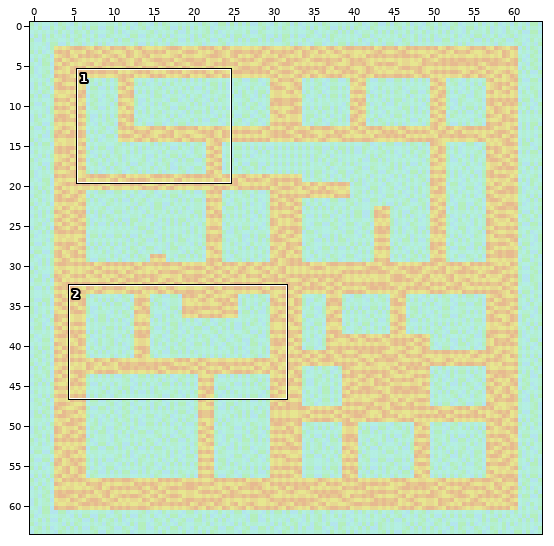
Tiled map, stored at Momo/TestGame/TestGameContent/maps/zone01/zone01.tmx. Above, an overview of the earlier version with the close-up marked.
Close-up. Before the commit:
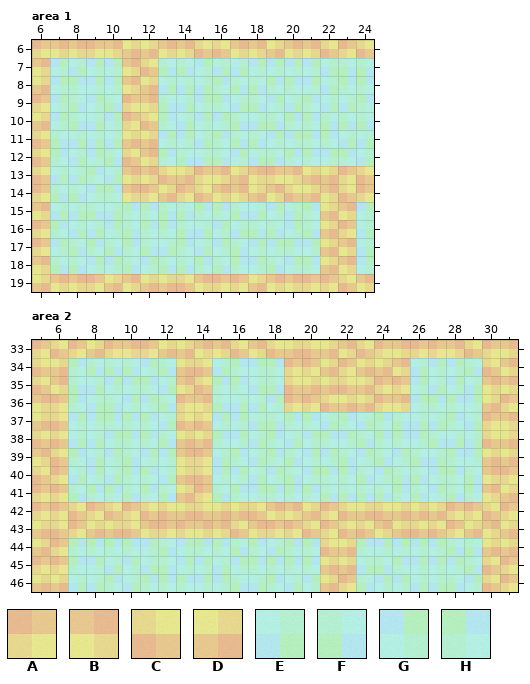
Cells are 64x64 px. Shown: area 1 x 6..24, y 6..19; area 2 x 5..31, y 33..46. The commit also changed other parts of the map, which this record leaves out.
Key: from "cityfloor": A 0, B 0 flipped left-right, C 0 flipped up-down, D 0 turned 180; from "citywalls": E 0, F 0 flipped left-right, G 0 flipped up-down, H 0 turned 180.
_ is an empty cell.
Layer "Floor" before, area 1, first column x 6:
 6 ABBABDDBBCCBBDBBCAC
 7 B____BC____________
 8 D____BD____________
 9 A____AB____________
10 D____AC____________
11 C____DD____________
12 C____CB____________
13 C____BBCDABDBABDDAC
14 A____BADACBBDBCDBCA
15 B_______________DB_
16 A_______________DA_
17 A_______________DB_
18 B_______________DB_
19 DBBADBDDCBAADBBAACB
Layer "Walls" before, area 1, first column x 6:
 6 ___________________
 7 _GEGG__FFGEEGGGGEFF
 8 _GHGG__EEEHFFHHGEHH
 9 _GFGF__FEGHEFGEHEEH
10 _GFEG__HEGGFEFHHFFF
11 _FEEE__GGEHFFGGHHEE
12 _HEGF__HFEFGEFHHGHE
13 _EEHE______________
14 _FFGH______________
15 _EEFEHHFFHHFEGEH__G
16 _HEEGFHHFEGEFFGF__E
17 _GFHFHFEHEGFGGHG__E
18 _FFGGFGFFHFHGFGH__G
19 ___________________
Layer "Floor" before, area 2, first column x 5:
33 ACADABADDBBCBCDCDBCABAABCAB
34 CD______DC____AADADDB____CB
35 CB______BC____CDDCDAA____BB
36 BA______AB____AACDDAB____DA
37 DC______CC_______________AB
38 CC______DD_______________CD
39 BC______BA_______________DD
40 CA______DC_______________BA
41 AA______DA_______________BD
42 AACACACCDCDDCBBDACDCDDDAACA
43 DCADDCBAABBCBAACACCBDCCADBD
44 DA______________CD_______DD
45 AA______________DD_______CA
46 DD______________DA_______CA
Layer "Walls" before, area 2, first column x 5:
33 ___________________________
34 __HFFFGF__EHGH_______EGGF__
35 __FEGGHE__HHEF_______GEGE__
36 __HEFGGF__FEEG_______GHHG__
37 __GGHHHE__GGEFHHEHEHFEEHE__
38 __EEGHHF__HGEHEGHGFHHGFEE__
39 __HEGFGG__EHEHFGGFGFGFEHG__
40 __EGEHHE__GGEGFGHHFGFFGHF__
41 __FHHFHF__FHGHHHFFFFHFGFH__
42 ___________________________
43 ___________________________
44 __HHHHGFGHHFHEHH__HGGGGFF__
45 __HGEGEFGGEGHHHH__EFHGGGF__
46 __EEHEHHHGGFEHEG__FGGEEFG__
Once edited:
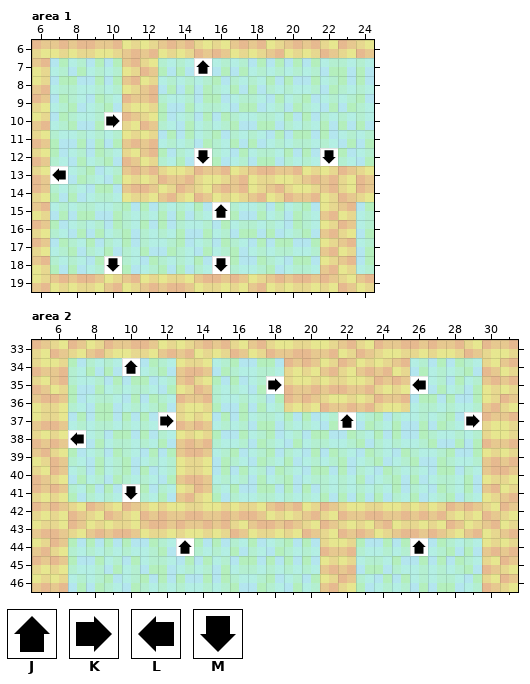
Further tiles: from "spawnpoints": J 0, K 1, L 2, M 3.
What changed:
Layer "Floor", area 1:
y 7: x 15 _ -> J
y 10: x 10 _ -> K
y 12: x 15 _ -> M; x 22 _ -> M
y 13: x 7 _ -> L
y 15: x 16 _ -> J
y 18: x 10 _ -> M; x 16 _ -> M
Layer "Walls", area 1:
y 7: x 15 G -> _
y 10: x 10 G -> _
y 12: x 15 E -> _; x 22 G -> _
y 13: x 7 E -> _
y 15: x 16 H -> _
y 18: x 10 G -> _; x 16 F -> _
Layer "Floor", area 2:
y 34: x 10 _ -> J
y 35: x 18 _ -> K; x 26 _ -> L
y 37: x 12 _ -> K; x 22 _ -> J; x 29 _ -> K
y 38: x 7 _ -> L
y 41: x 10 _ -> M
y 44: x 13 _ -> J; x 26 _ -> J
Layer "Walls", area 2:
y 34: x 10 F -> _
y 35: x 18 F -> _; x 26 G -> _
y 37: x 12 E -> _; x 22 H -> _; x 29 E -> _
y 38: x 7 E -> _
y 41: x 10 F -> _
y 44: x 13 G -> _; x 26 G -> _
